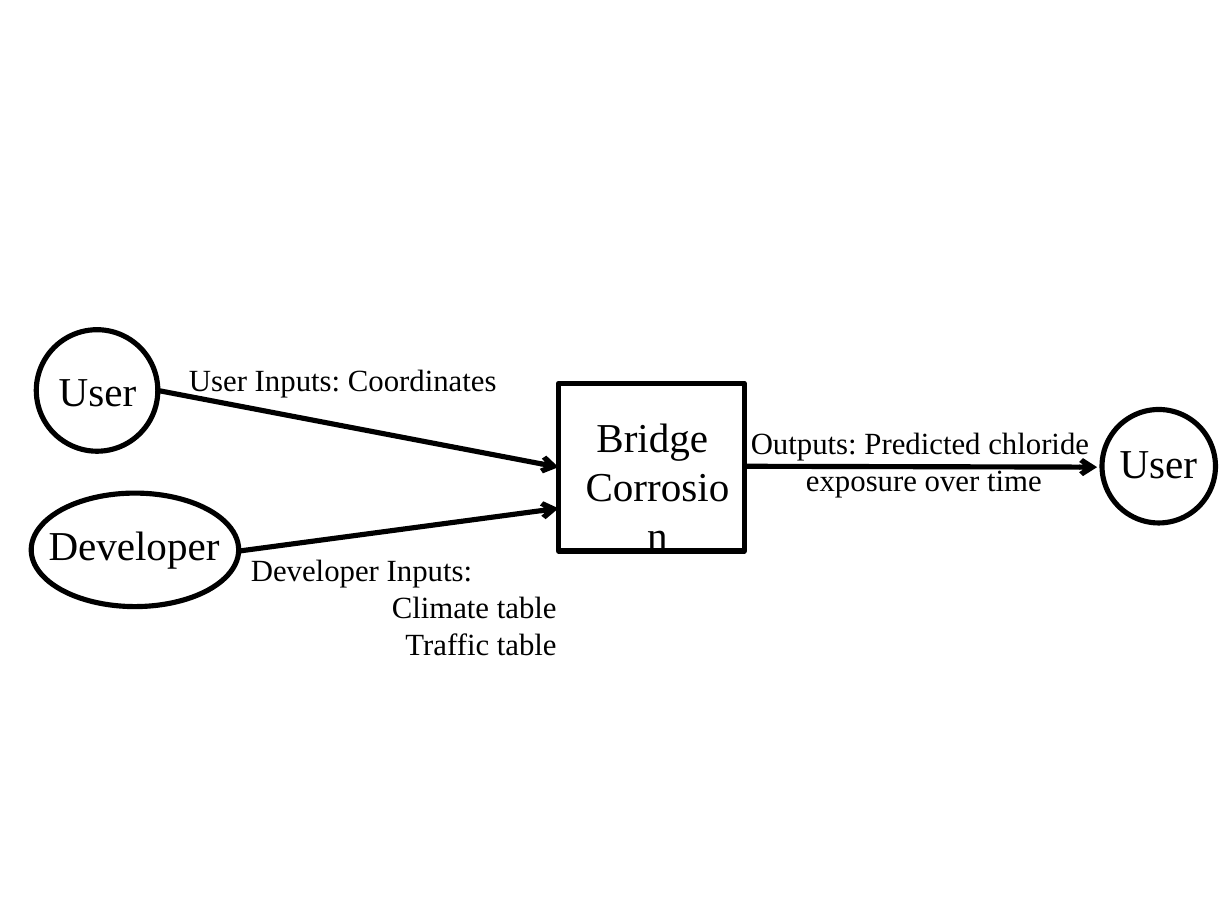
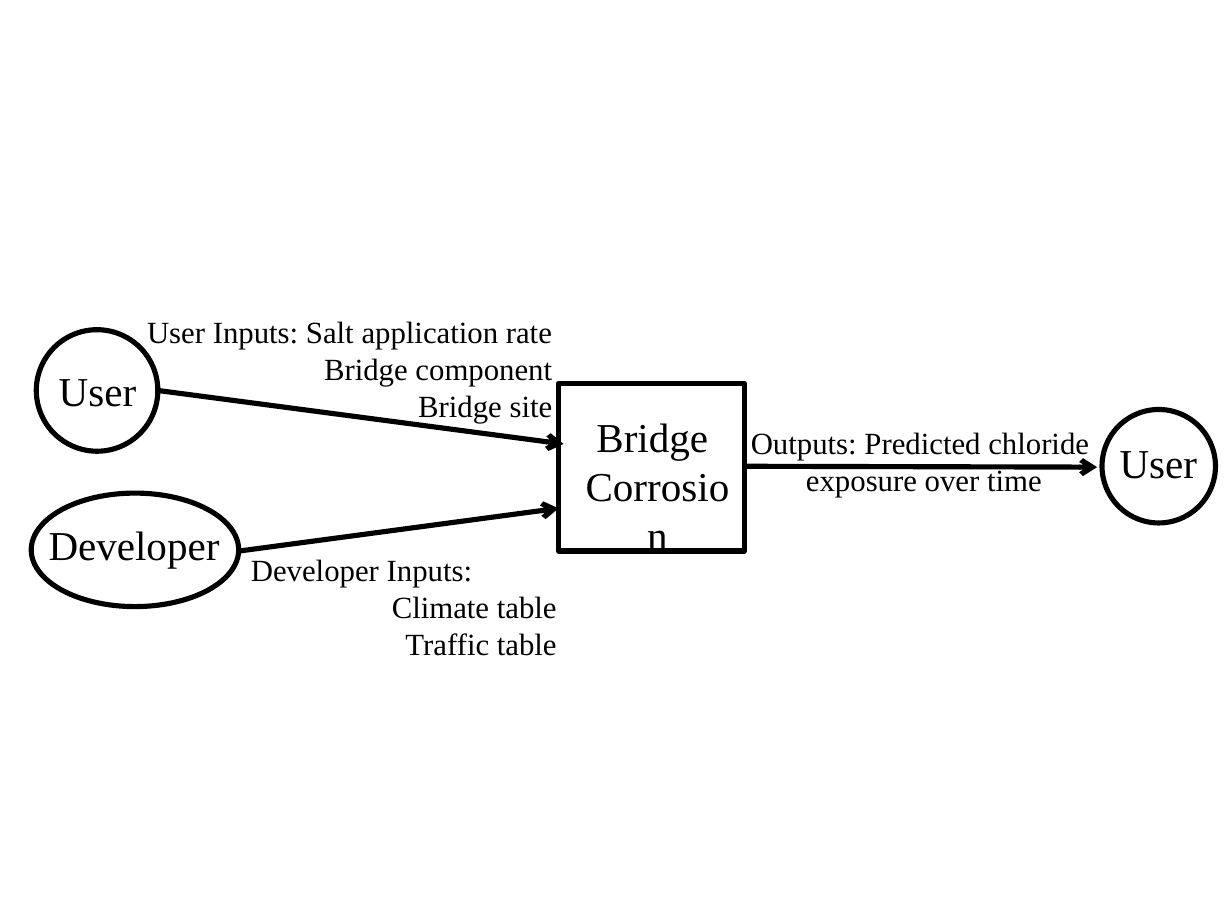
Before and after one commit to CynthiaLiu0805/BridgeChlorideExposurePredictor, a slide deck: slide 1 of docs/SRS/SystemContextFigure.pptx. Drawn at 1232x924 pixels with LibreOffice and Linux fonts; fonts in the diff are those of the drawing. Boxes give left, top, right and bottom in pixels: in the first picture for what was removed or moved away, otherwise in the second. Text is boxed around its words. In the diff, an @@ line names an element or a change of style, - is before the commit and + after.

```diff
--- a/docs/SRS/SystemContextFigure.pptx
+++ b/docs/SRS/SystemContextFigure.pptx
@@ text at box(147, 321, 553, 423): text changed @@
-User Inputs: Coordinates
+User Inputs: Salt application rate
+Bridge component
+Bridge site
@@ arrow moved from (158, 391) - (558, 467) to (158, 391) - (563, 444) @@
```
Also in this commit, not shown: 3 other files.
